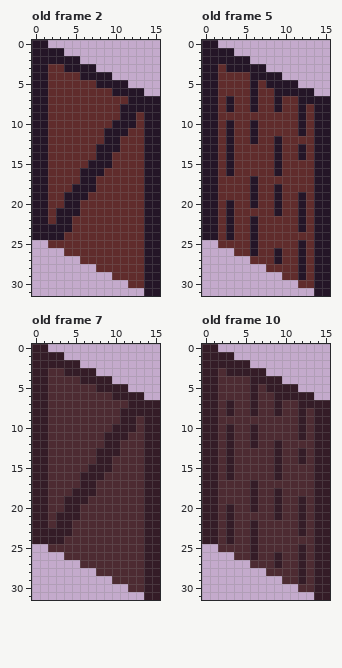
A pixel-art file gets an edit: assets/img/settlements/doors.aseprite. Above, as it was before the edit.
16x32 pixels, 10 frames. Shown: old frame 2, old frame 5, old frame 7, old frame 10.
Once edited:
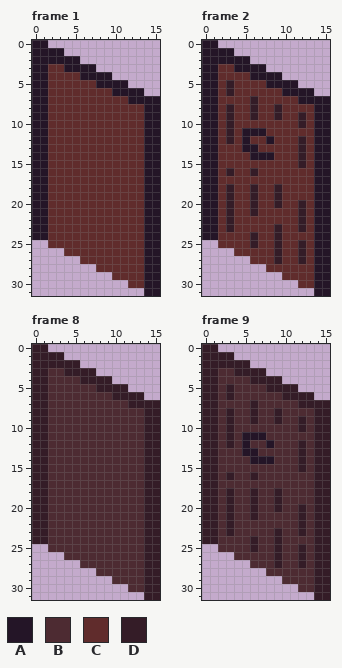
Palette (. is transparent): A #241527  B #4d2b32  C #602c2c  D #341c27
A new or re-ordered frame is compared with the old frame closest to it.
What changed:
frames 10 -> 14
Changed rows in their new state; - is an unchanged pixel.
Frame 1 is new; against old frame 2, layer "door":
first column x 2:
 8 ---------CCC
 9 ---------CC-
10 --------CCC-
11 -------CCC--
12 -------CC---
13 ------CCC---
14 ------CC----
15 -----CCC----
16 ----CCC-----
17 ----CC------
18 ---CCC------
19 --CCC-------
20 --CC--------
21 -CCC--------
22 -CC---------
23 CCC---------
24 CC----------
Frame 2 is new; against old frame 5, layer "door":
first column x 3:
 3 C---------
 5 D--C------
 6 D--C--C---
 7 C--D--C---
 8 D--D--D--C
 9 D--D--D--D
10 D--C-----D
11 D-A-A----C
12 D-AC-AC--D
13 C-AA--C--D
14 C--AAAC--D
15 C-----C--D
16 D--D--C---
17 ---C------
18 D--D--D---
19 D--D--D--C
20 D--D--D--D
21 D--D--C--D
22 D--C-----D
23 D--C--D--D
24 C--D--D---
25 ---D--D--D
26 ---C--D--D
27 ------D--D
28 ---------C
29 ---------C
Frame 8 is new; against old frame 7, layer "door":
first column x 2:
 8 ---------BBB
 9 ---------BB-
10 --------BBB-
11 -------BBB--
12 -------BB---
13 ------BBB---
14 ------BB----
15 -----BBB----
16 ----BBB-----
17 ----BB------
18 ---BBB------
19 --BBB-------
20 --BB--------
21 -BBB--------
22 -BB---------
23 BBB---------
24 BB----------
Frame 9 is new; against old frame 10, layer "door":
first column x 3:
 3 B---------
 5 D--B------
 6 D--B--B---
 7 B-----B---
 8 ---------B
 9 D--D--D---
10 ---B------
11 --AAA----B
12 --AB-AB--D
13 B-AA--B---
14 B--AAAB---
15 B-----B--D
16 ---D--B---
17 ---B------
18 D---------
19 D--------B
21 ---D--B---
22 ---B------
23 ---B--D---
24 B-----D---
25 ------D---
26 ---B------
28 ---------B
29 ---------B
Pixel boxes of the changes (left, top, right, bottom) in both pictures:
changed: (48, 104, 144, 240)
changed: (226, 64, 306, 280)
changed: (48, 408, 144, 544)
changed: (226, 368, 306, 584)
